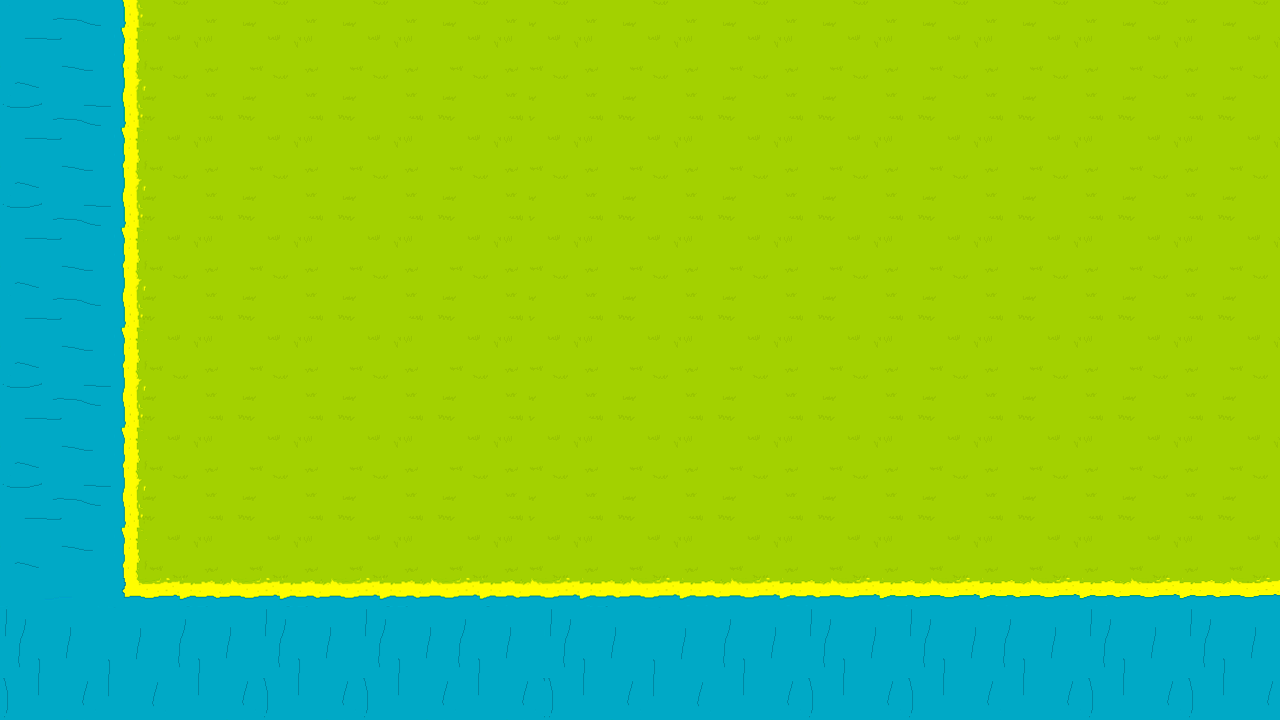
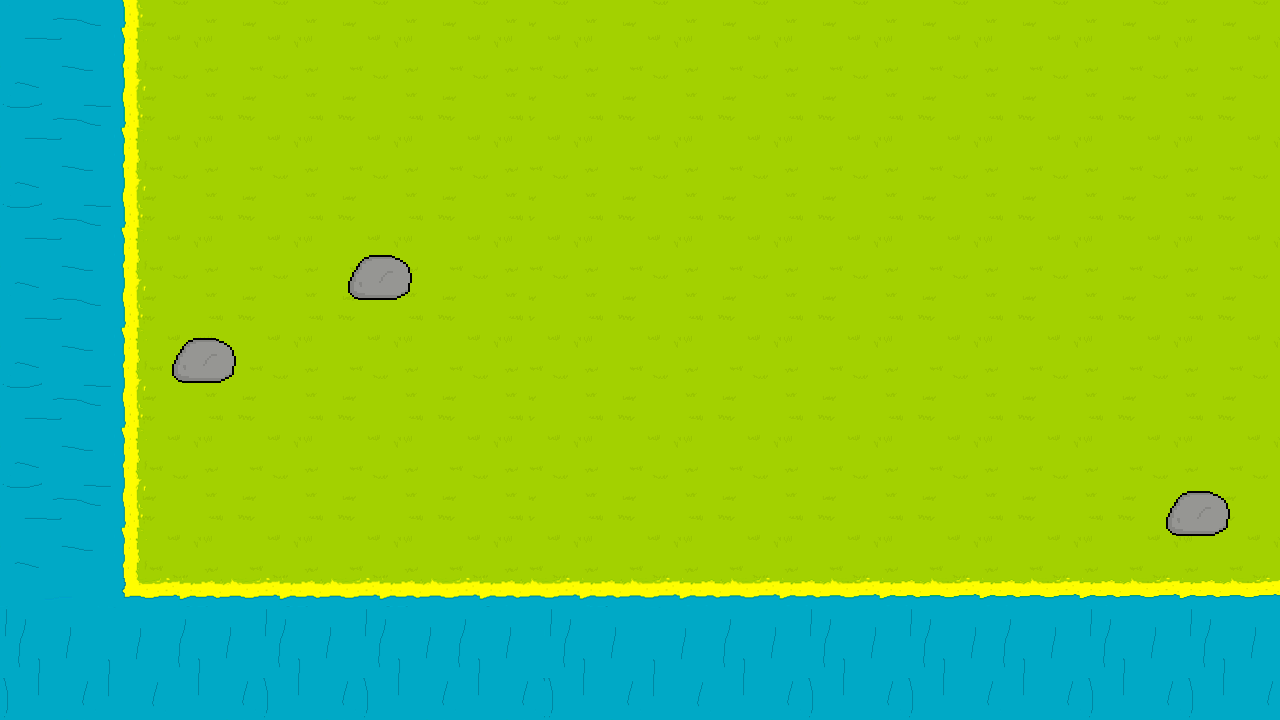
The second 1280px x 720px image is a revision of the first. Changes to its layers:
added layer "Camada 3" above "Camada 2" over (348, 255, 412, 300)
added layer "Camada 2" above "Camada 1" over (172, 338, 236, 383)
added layer "Camada 1" above "Tile-GX" over (1166, 491, 1230, 536)
painted on "Tile-GX" over (172, 255, 1230, 536)
removed layer "Tile-X4" over (172, 255, 1230, 536)
